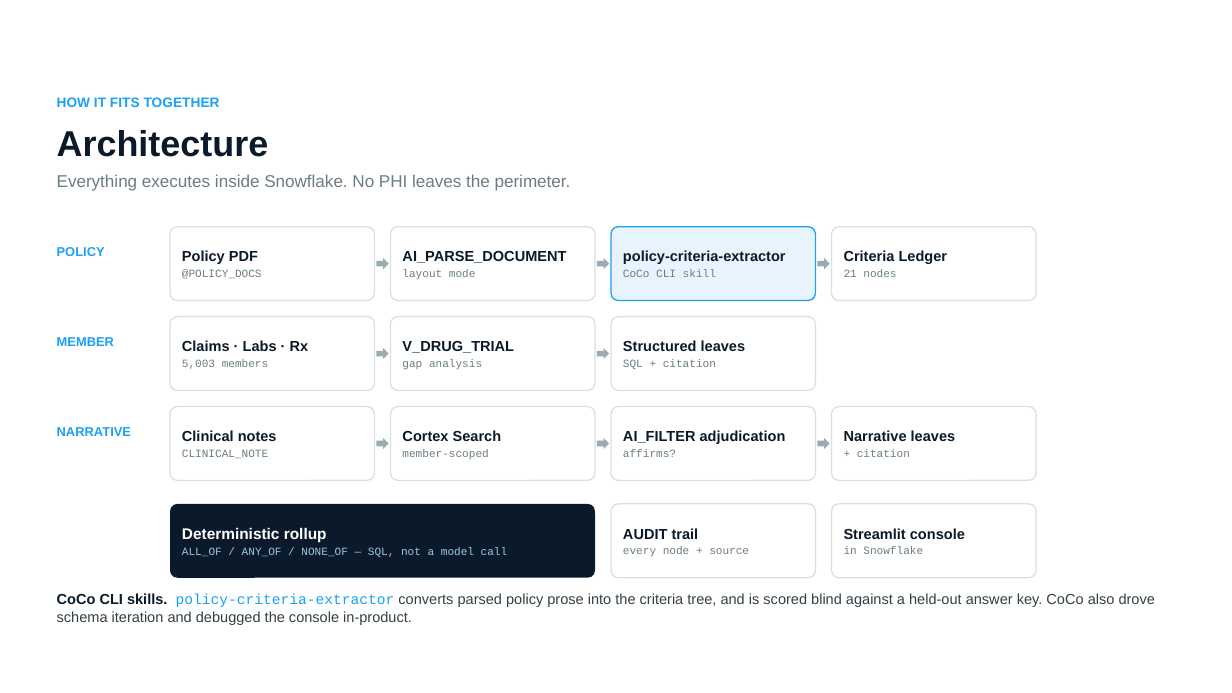
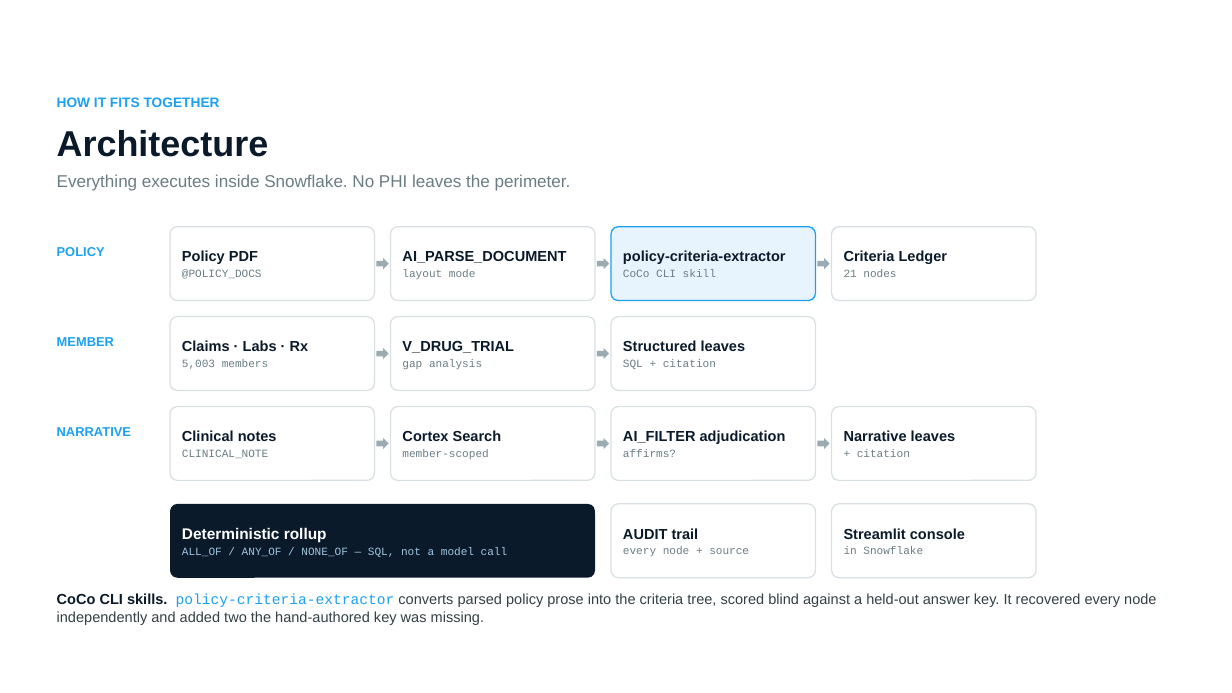
Before and after one commit to Favas111/verity-pa-copilot, a slide deck: slide 4 of docs/verity-prototype.pptx. Drawn at 1232x693 pixels with LibreOffice and Linux fonts; fonts in the diff are those of the drawing; background and template pictures are left out. Boxes give left, top, right and bottom in pixels: in the first picture for what was removed or moved away, otherwise in the second. Text is boxed around its words. In the diff, an @@ line names an element or a change of style, - is before the commit and + after.

```diff
--- a/docs/verity-prototype.pptx
+++ b/docs/verity-prototype.pptx
@@ text at bbox=[57, 593, 1156, 625]: text changed @@
-CoCo CLI skills. policy-criteria-extractor converts parsed policy prose into the criteria tree, and is scored blind against a held-out answer key. CoCo also drove schema iteration and debugged the console in-product.
+CoCo CLI skills. policy-criteria-extractor converts parsed policy prose into the criteria tree, scored blind against a held-out answer key. It recovered every node independently and added two the hand-authored key was missing.
```
Also in this commit, not shown: 2 other slides changed, 5 other files.
